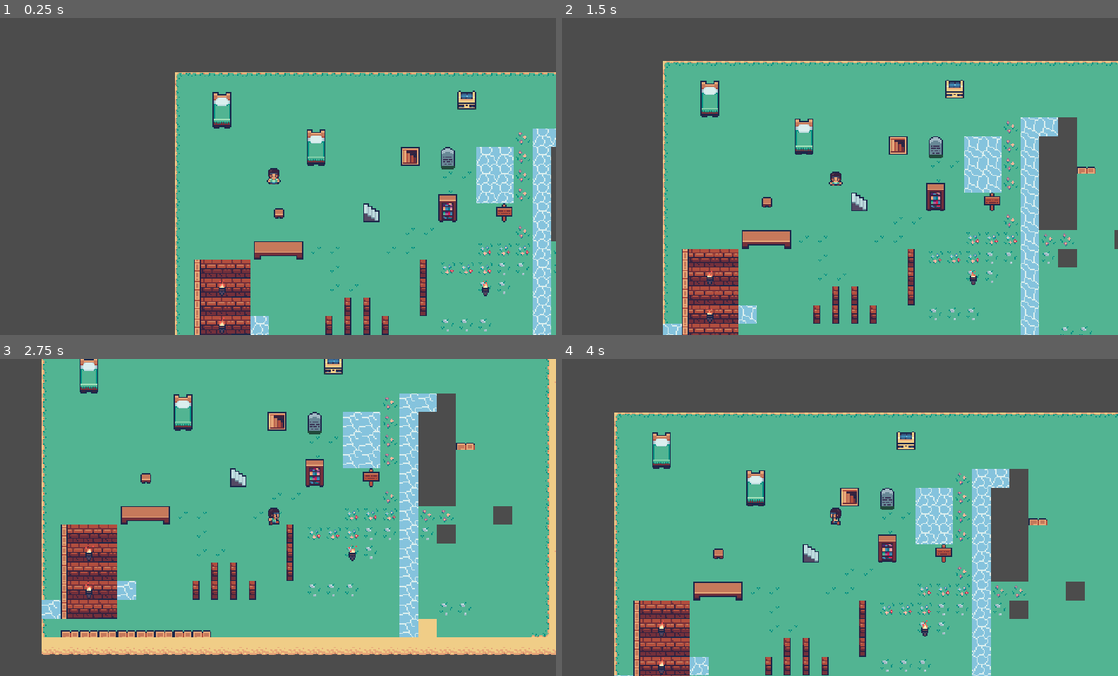
Above: before the commit, frames 1-4 (two rows, left to right).
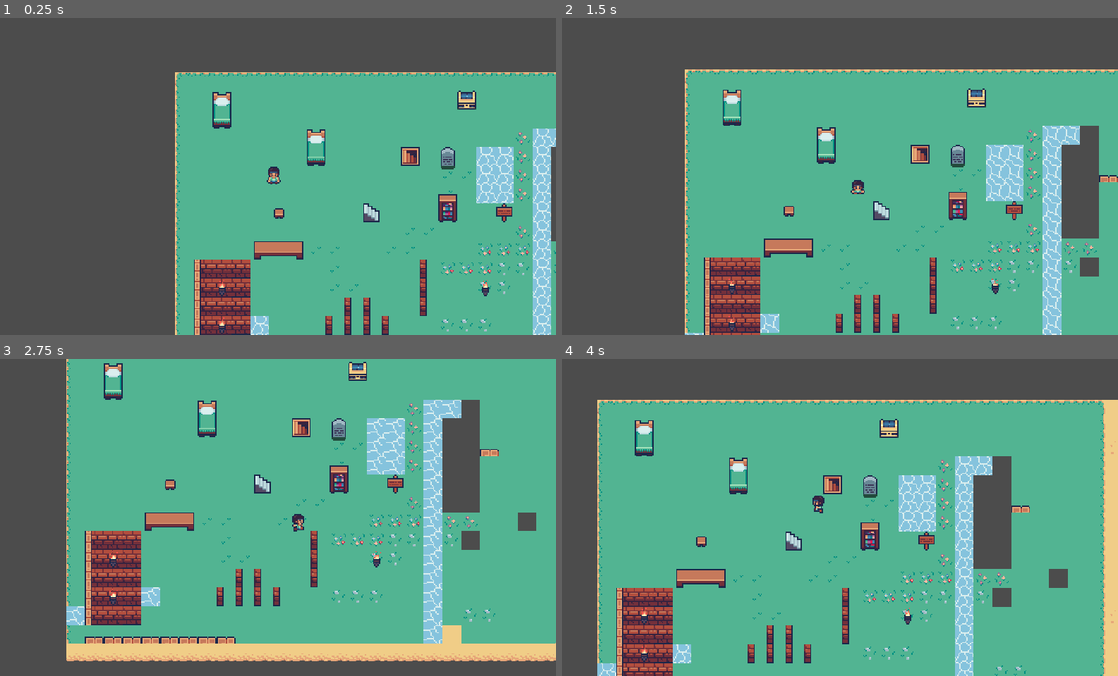
Above: after the commit, the same moments.

Repository: corellasanchez/DungeonCrawlerMini
Game: Godot game, scene res://escenas/escena.tscn
Two runs of this game, one before a commit and one after it. Both use one fixed random seed, a clock stepped at 60 frames per second and the inputs below. Before the commit the project starts from res://escena.tscn.
Inputs:
- Up to frame 1 (0.25 s): no input
- Up to frame 2 (1.5 s): hold Right (ui_right) 0.53-1.28 s; hold Down (ui_down) from 1.28 s (still down)
- Up to frame 3 (2.75 s): release Down (ui_down) at 2.03 s; hold Right (ui_right) from 2.03 s (still down)
- Up to frame 4 (4 s): release Right (ui_right) at 2.78 s; hold Up (ui_up) 2.78-3.53 s; hold Left (ui_left) from 3.53 s (still down)

The runs differ from the first frame. In frame 1, less than 0.1% of the frame differs, in the area x 48-51%, y 46-53%; in frame 2, 25%; in frame 3, 31%, in the area x 7-100%, y 0-96%; in frame 4, 27%.

Commit message:
camera

Diff:
--- a/escena.tscn
+++ b/escenas/escena.tscn
@@ -1,9 +1,9 @@
 [gd_scene load_steps=5 format=2]
 
-[ext_resource path="res://assets/tiles/suelo.tres" type="TileSet" id=1]
-[ext_resource path="res://escenas/personaje.tscn" type="PackedScene" id=2]
-[ext_resource path="res://assets/tiles/muros.tres" type="TileSet" id=3]
-[ext_resource path="res://assets/tiles/props.tres" type="TileSet" id=4]
+[ext_resource path="res://escenas/personaje.tscn" type="PackedScene" id=1]
+[ext_resource path="res://assets/tiles/suelo.tres" type="TileSet" id=2]
+[ext_resource path="res://assets/tiles/props.tres" type="TileSet" id=3]
+[ext_resource path="res://assets/tiles/muros.tres" type="TileSet" id=4]
 
 [node name="Node2D" type="Node2D"]
 __meta__ = {
--- a/escenas/personaje.tscn
+++ b/escenas/personaje.tscn
@@ -2,7 +2,7 @@
 
 [ext_resource path="res://assets/tiles/character.png" type="Texture" id=1]
 [ext_resource path="res://assets/tiles/ataques_melee.png" type="Texture" id=2]
-[ext_resource path="res://escenas/personaje.gd" type="Script" id=3]
+[ext_resource path="res://scripts/personaje.gd" type="Script" id=3]
 
 [sub_resource type="AtlasTexture" id=1]
 atlas = ExtResource( 2 )
@@ -230,6 +230,7 @@
 position = Vector2( 0, -0.198423 )
 frames = SubResource( 43 )
 animation = "descansoAbajo"
+frame = 3
 playing = true
 
 [node name="CollisionShape2D" type="CollisionShape2D" parent="."]
@@ -237,3 +238,5 @@
 
 [node name="Camera2D" type="Camera2D" parent="."]
 current = true
+smoothing_enabled = true
+smoothing_speed = 3.0
--- a/project.godot
+++ b/project.godot
@@ -11,7 +11,7 @@
 [application]
 
 config/name="DungeonCrawlerMini"
-run/main_scene="res://escena.tscn"
+run/main_scene="res://escenas/escena.tscn"
 config/icon="res://icon.png"
 
 [display]
Not shown: 2 places in escenas/escena.tscn that only renumber resources
Renamed: escenas/personaje.gd -> scripts/personaje.gd
